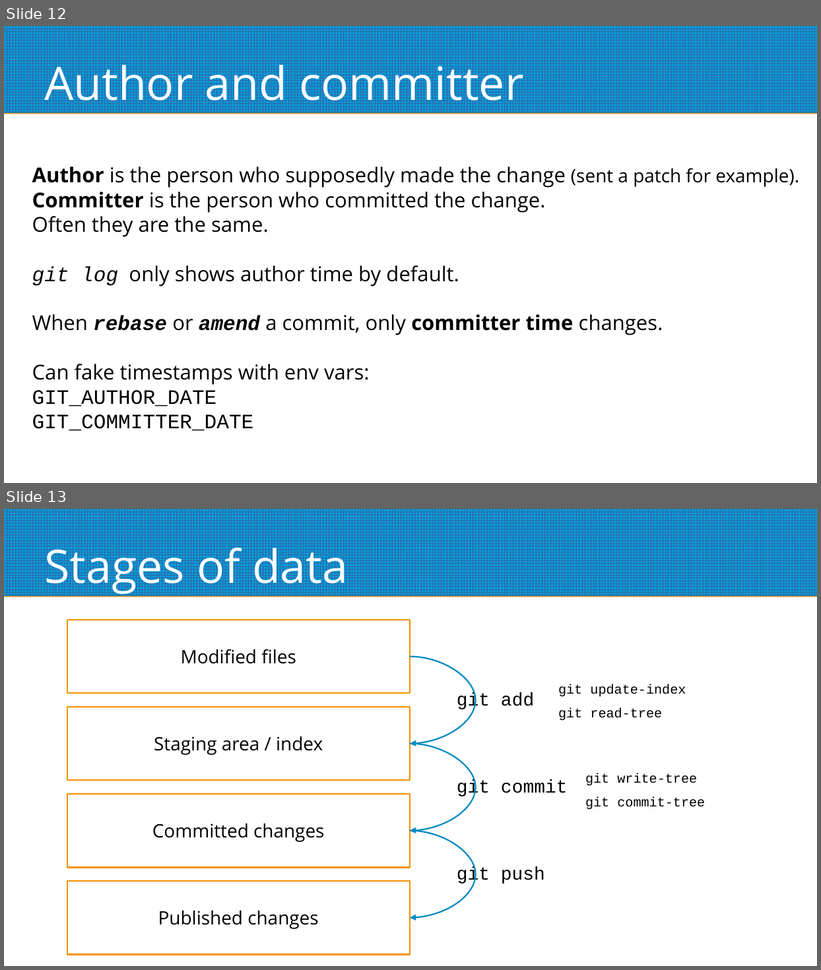
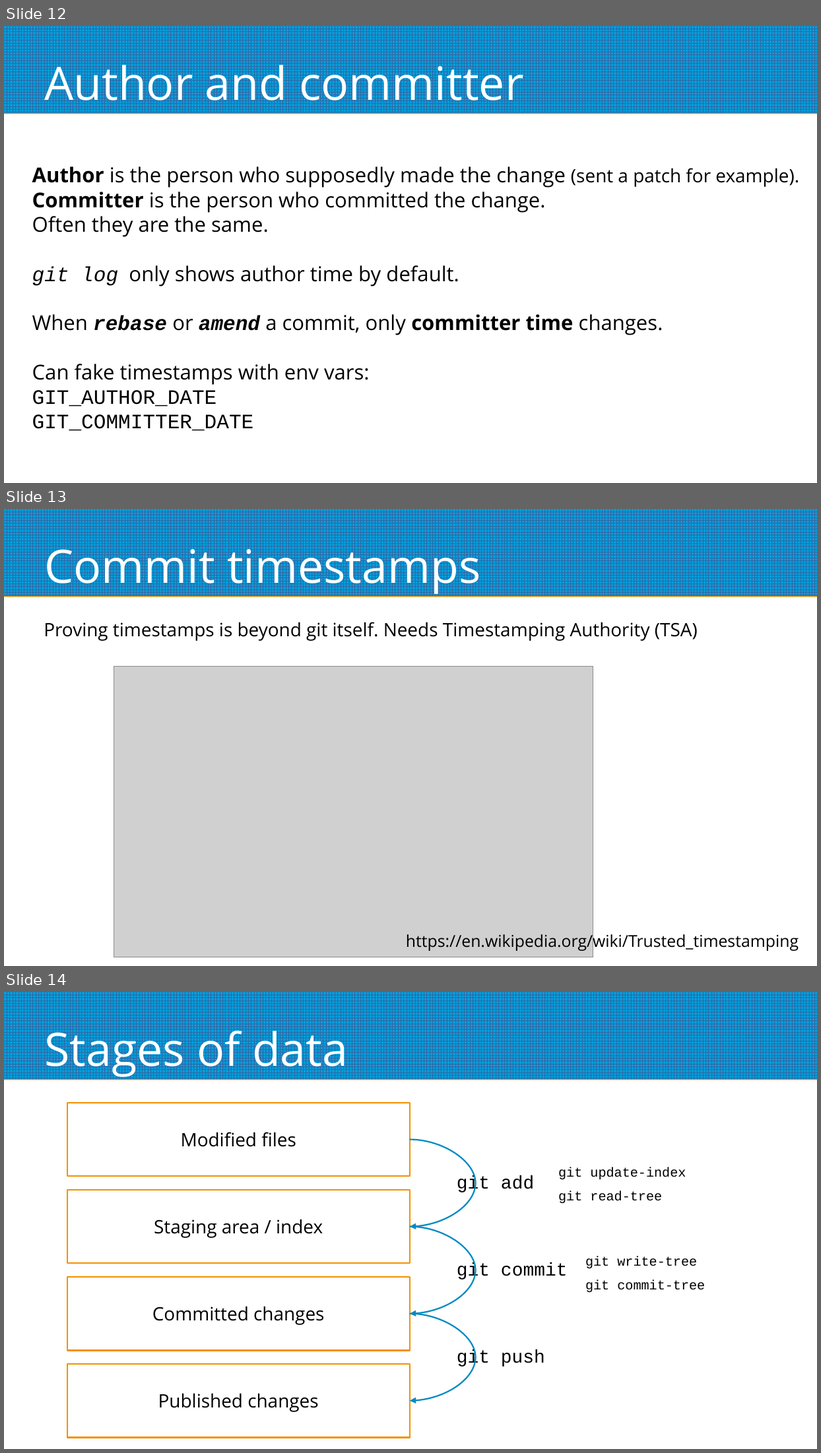
Before and after one commit to ilius/presentations, a slide deck: 2024-10-10/git-advanced.odp. Shown one above the other, each under a label of ours: slides 12 and 13 before the commit, slides 12, 13 and 14 after it. The pictures are 821x970 and 821x1453 pixels, drawn with LibreOffice and Linux fonts; fonts in the diff are those of the drawing; grey boxes stand for pictures. Boxes give left, top, right and bottom in pixels: in the first picture for what was removed or moved away, otherwise in the second. Text is boxed around its words. In the diff, an @@ line names an element or a change of style, - is before the commit and + after.

Commit message:
2024-10-10: fix some typos, add trusted timestamping, move images to res/

```diff
--- a/2024-10-10/git-advanced.odp
+++ b/2024-10-10/git-advanced.odp
@@ slide 13 added at [4,509,817,966], background #FFFFFF; not listed: 1 template element that a slide beside it also shows @@
@@ title added at [44,540,481,595], 45 pt, text #FFFFFF @@
+Commit timestamps
@@ text added at [44,622,698,641], 18 pt, text #000000 @@
+Proving timestamps is beyond git itself. Needs Timestamping Authority (TSA)
@@ picture added at [114,666,593,958] @@
@@ text added at [406,932,799,952], 16 pt, text #000000 @@
+https://en.wikipedia.org/wiki/Trusted_timestamping
@@ what was slide 13 is now slide 14 @@
```
Also in this commit, not shown: 4 slides changed, 6 other files.
